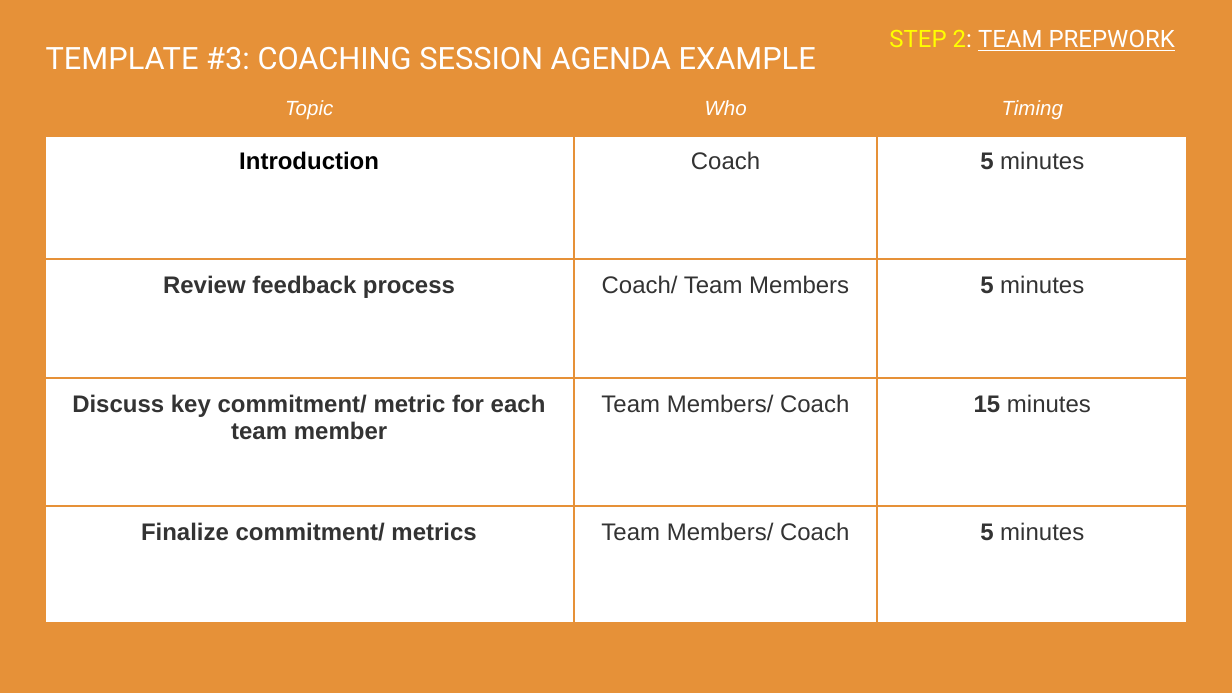
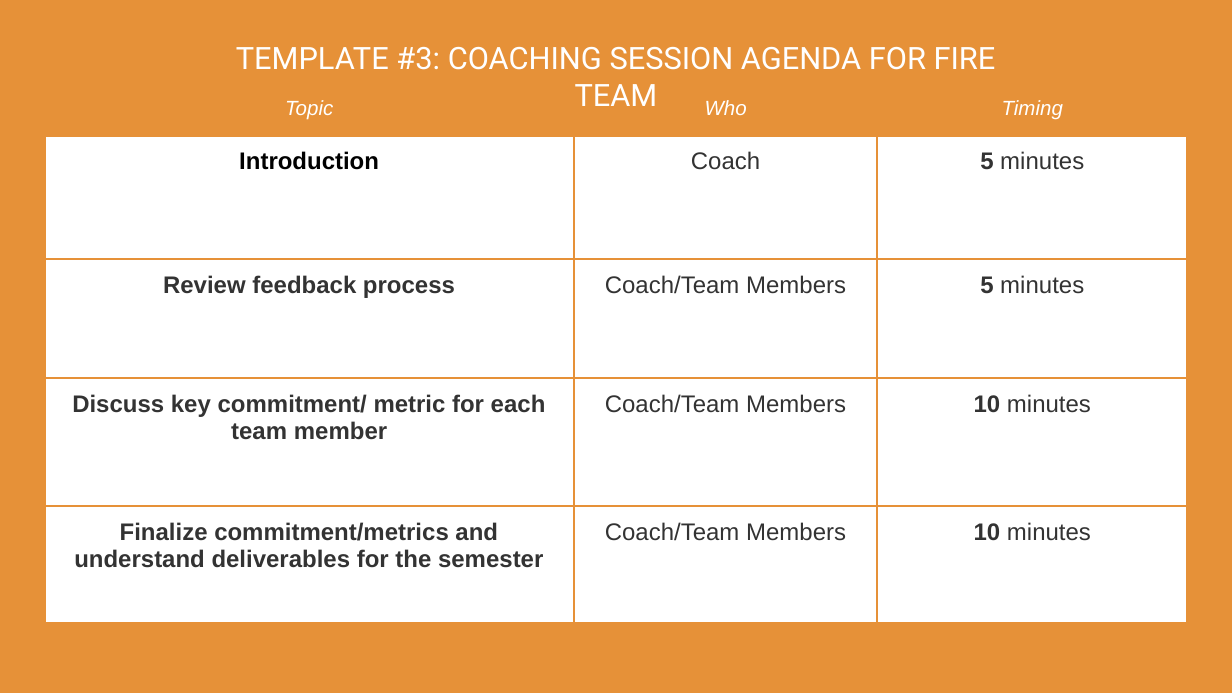
Before and after one commit to carlosnunezc94/Fire_Technologies, a slide deck: slide 13 of ENGIN_270K_Coaching/Module_1/E270K_Module_1.pptx (slide 15 before the commit). Drawn at 1232x693 pixels with LibreOffice and Linux fonts; fonts in the diff are those of the drawing. Boxes give left, top, right and bottom in pixels: in the first picture for what was removed or moved away, otherwise in the second. Text is boxed around its words. In the diff, an @@ line names an element or a change of style, - is before the commit and + after.

```diff
--- a/ENGIN_270K_Coaching/Module_1/E270K_Module_1.pptx
+++ b/ENGIN_270K_Coaching/Module_1/E270K_Module_1.pptx
@@ title removed at (889, 29, 1175, 51) @@
-STEP 2: TEAM PREPWORK
@@ title at (236, 47, 996, 106): text changed @@
-TEMPLATE #3: COACHING SESSION AGENDA EXAMPLE
+TEMPLATE #3: COACHING SESSION AGENDA FOR FIRE TEAM
@@ table at (44, 85, 1188, 572) @@
-row 3, column 2: Coach/ Team Members
+row 3, column 2: Coach/Team Members
-row 4, column 2: Team Members/ Coach
+row 4, column 2: Coach/Team Members
-row 4, column 3: 15 minutes
+row 4, column 3: 10 minutes
-row 5: Finalize commitment/ metrics | Team Members/ Coach | 5 minutes
+row 5: Finalize commitment/metrics and understand deliverables for the semester | Coach/Team Members | 10 minutes
```
Also in this commit, not shown: 3 other slides changed, 2 slides added, 5 slides removed.
